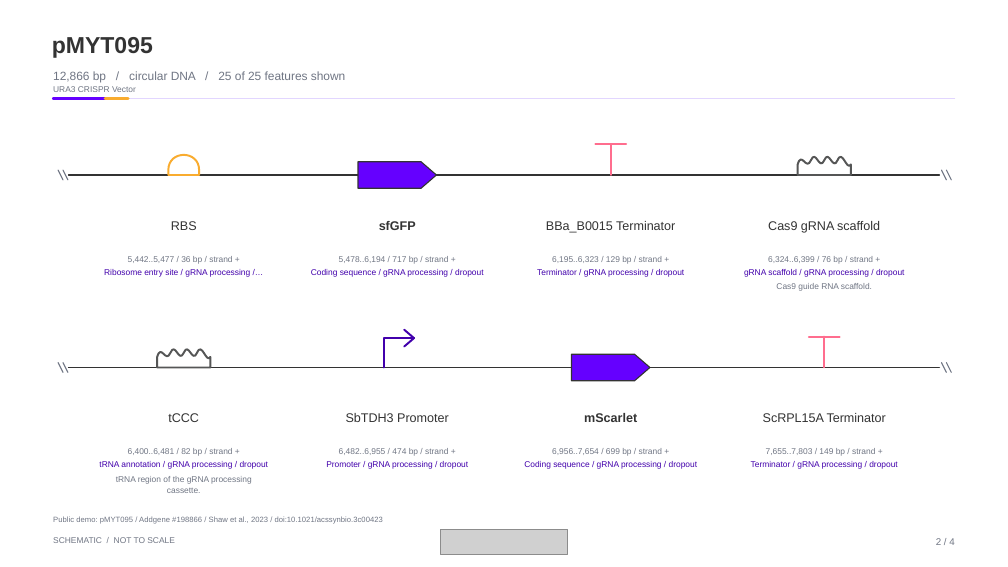
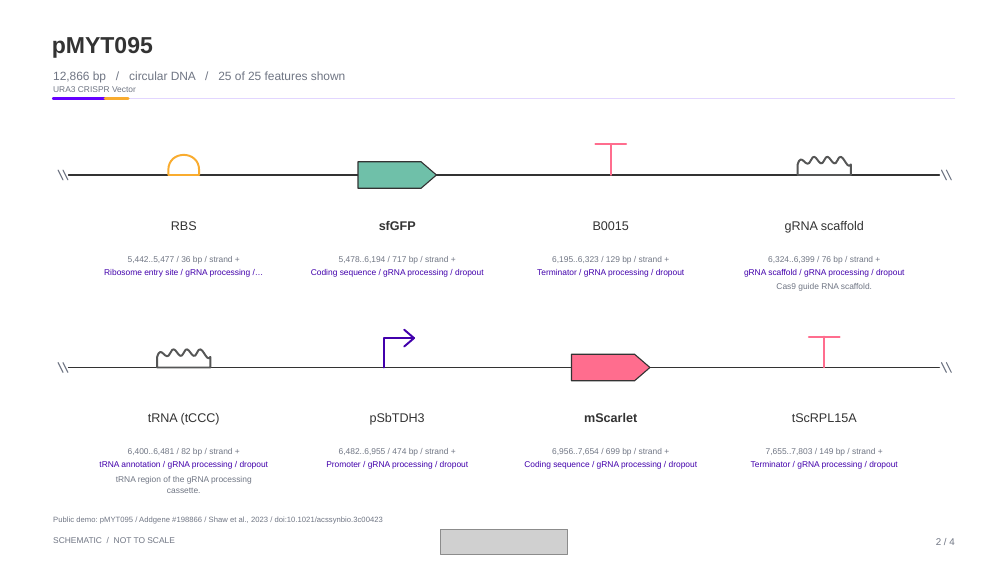
Before and after one commit to Drjackxiaoyuchen/auraconstruct, a slide deck: slide 5 of examples/AuraConstruct_Detailed_MYT_Annotations.pptx. Drawn at 1008x567 pixels with LibreOffice and Linux fonts; fonts in the diff are those of the drawing; grey boxes stand for pictures. Boxes give left, top, right and bottom in pixels: in the first picture for what was removed or moved away, otherwise in the second. Text is boxed around its words. In the diff, an @@ line names an element or a change of style, - is before the commit and + after.

```diff
--- a/examples/AuraConstruct_Detailed_MYT_Annotations.pptx
+++ b/examples/AuraConstruct_Detailed_MYT_Annotations.pptx
@@ freeform shape at [358, 162, 437, 189]: fill #6500FF to #6FC0A9 @@
@@ text at [593, 221, 629, 230]: text changed @@
-BBa_B0015 Terminator
+B0015
@@ text at [785, 221, 864, 233]: text changed @@
-Cas9 gRNA scaffold
+gRNA scaffold
@@ freeform shape at [572, 354, 650, 381]: fill #6500FF to #FF6D8E @@
@@ text at [148, 413, 220, 425]: text changed @@
-tCCC
+tRNA (tCCC)
@@ text at [370, 413, 425, 425]: text changed @@
-SbTDH3 Promoter
+pSbTDH3
@@ text at [792, 413, 857, 422]: text changed @@
-ScRPL15A Terminator
+tScRPL15A
```
Also in this commit, not shown: 3 other slides changed, 45 other files.
